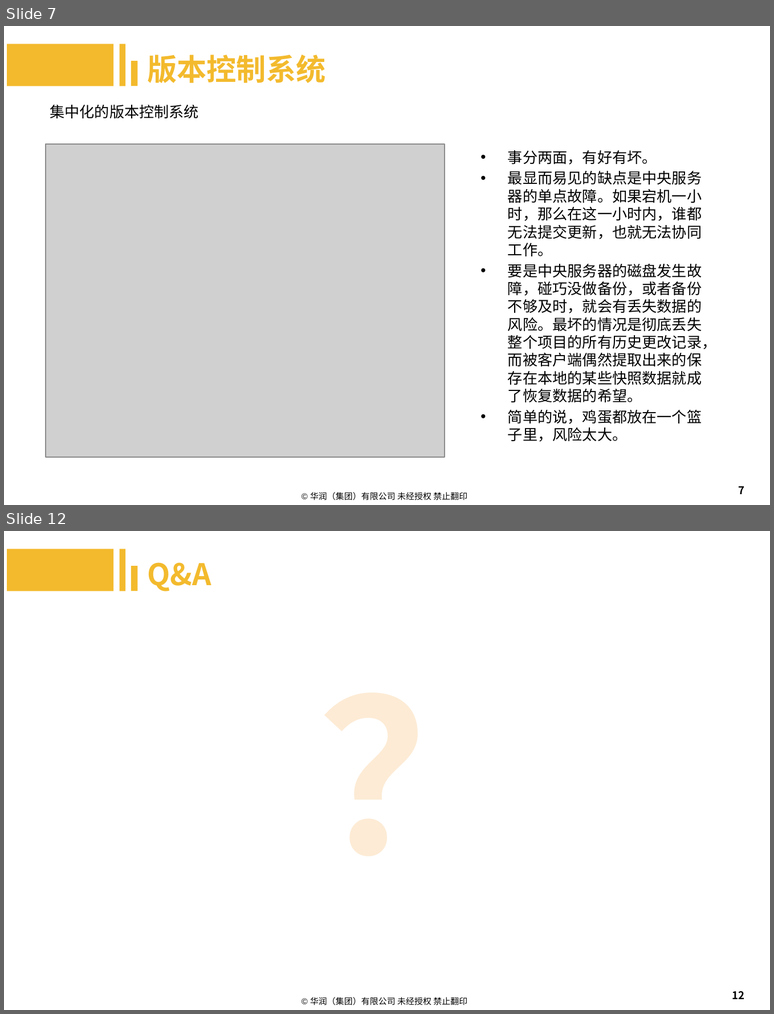
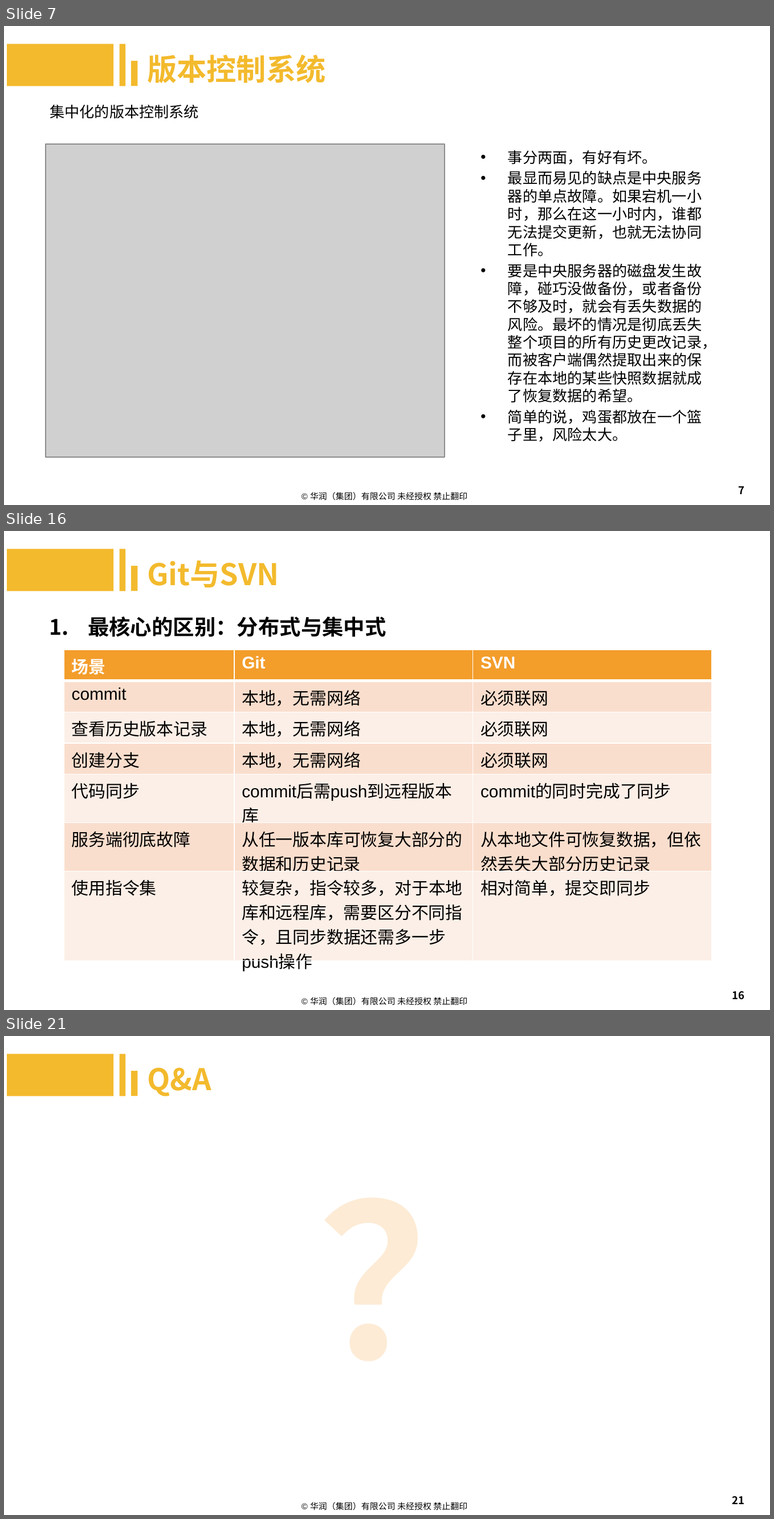
Before and after one commit to machenzhao/git-present, a slide deck: Git.pptx. Shown one above the other, each under a label of ours: slides 7 and 12 before the commit, slides 7, 16 and 21 after it; the slides between them are not shown. The pictures are 774x1014 and 774x1519 pixels, drawn with LibreOffice and Linux fonts; fonts in the diff are those of the drawing; grey boxes stand for pictures; background and template pictures are left out. Boxes give left, top, right and bottom in pixels: in the first picture for what was removed or moved away, otherwise in the second. Text is boxed around its words. In the diff, an @@ line names an element or a change of style, - is before the commit and + after.

Commit message:
提交Git与SVN

```diff
--- a/Git.pptx
+++ b/Git.pptx
@@ slide 16 added at (4,531,770,1010), background #FFFFFF; not listed: 1 template element that a slide beside it also shows @@
@@ rectangle added at (7,549,113,591), fill #F3BA2D @@
@@ rectangle added at (120,549,126,591), fill #F3BA2D @@
@@ text added at (147,560,279,587), 28 pt, text #F3BA2D, bold @@
+Git与SVN
@@ rectangle added at (131,566,138,591), fill #F3BA2D @@
@@ text added at (88,616,386,637), 20 pt, text #000000, bold @@
+1. 最核心的区别：分布式与集中式
@@ table added at (64,650,712,973), 7 rows, 3 columns @@
+场景 | Git | SVN
+commit | 本地，无需网络 | 必须联网
+查看历史版本记录 | 本地，无需网络 | 必须联网
+创建分支 | 本地，无需网络 | 必须联网
+代码同步 | commit后需push到远程版本库 | commit的同时完成了同步
+服务端彻底故障 | 从任一版本库可恢复大部分的数据和历史记录 | 从本地文件可恢复数据，但依然丢失大部分历史记录
+使用指令集 | 较复杂，指令较多，对于本地库和远程库，需要区分不同指令，且同步数据还需多一步push操作 | 相对简单，提交即同步
@@ page number added at (732,991,744,1000), 10 pt, text #000000 @@
+16
@@ what was slide 12 is now slide 21 @@
@@ page number at (732,1496,744,1504): text changed @@
-12
+21
```
Also in this commit, not shown: 4 slides changed, 8 other slides added.
